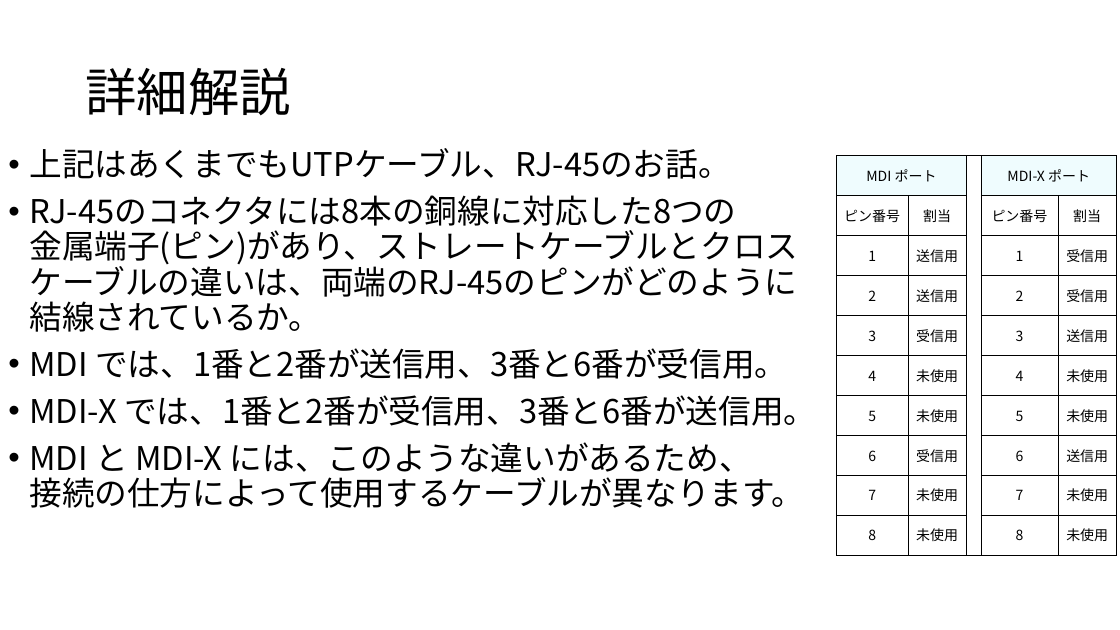
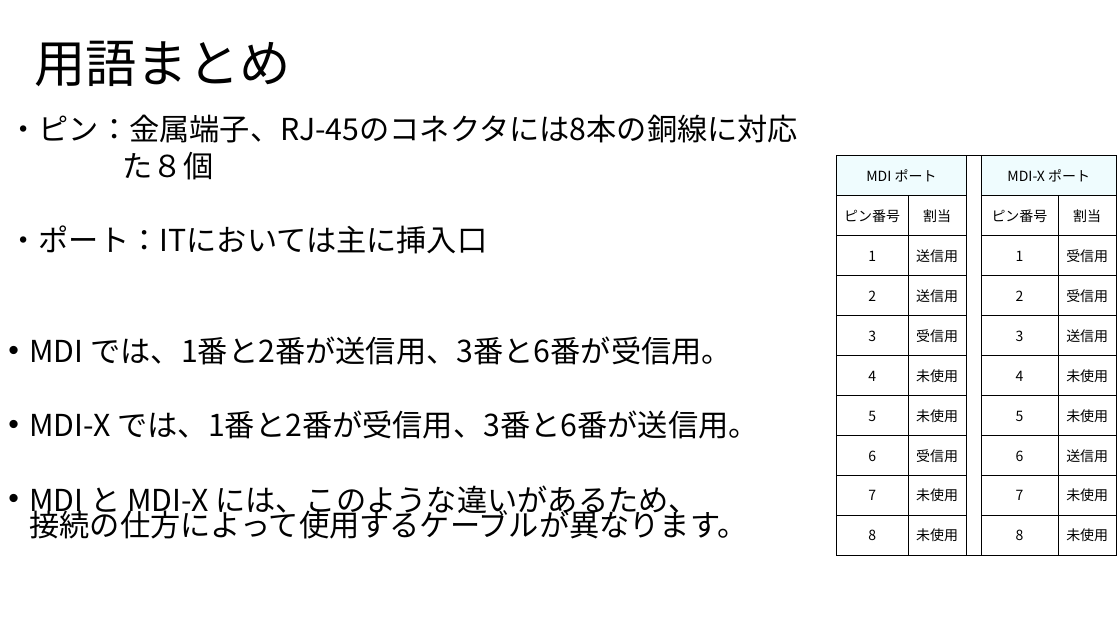
Before and after one commit to nishinekoma/NSS_LANcable, a slide deck: slide 5 of LAN_クロス_ストレート.pptx. Drawn at 1120x630 pixels with LibreOffice and Linux fonts; fonts in the diff are those of the drawing. Boxes give left, top, right and bottom in pixels: in the first picture for what was removed or moved away, otherwise in the second. Text is boxed around its words. In the diff, an @@ line names an element or a change of style, - is before the commit and + after.

Commit message:
change add pptx.

```diff
--- a/LAN_クロス_ストレート.pptx
+++ b/LAN_クロス_ストレート.pptx
@@ title at <box>34,40,291,86</box>: text changed @@
-詳細解説
+用語まとめ
@@ text "・ピン：金属端子、RJ-45のコネクタには8本の銅線に対応": place and size @@
-text "・ピン：金属端子、RJ-45のコネクタには8本の銅線に対応" at <box>29,148,816,508</box>
+text "・ピン：金属端子、RJ-45のコネクタには8本の銅線に対応" at <box>8,114,798,539</box>
@@ text at <box>8,114,798,180</box>: text changed; size 28 to 25.9 pt @@
-• 上記はあくまでもUTPケーブル、RJ-45のお話。
-• RJ-45のコネクタには8本の銅線に対応した8つの
-  金属端子(ピン)があり、ストレートケーブルとクロスケーブルの違いは、両端のRJ-45のピンがどのように
-  結線されているか。
+・ピン：金属端子、RJ-45のコネクタには8本の銅線に対応
+た８個
+・ポート：ITにおいては主に挿入口
@@ text at <box>29,336,759,539</box>: size 28 to 25.9 pt in "MDI では、1番と2番が送信用、3番と6番が受信用。", "MDI-X では、1番と2番が受信用、3番と6番が送信用。", "MDI と MDI-X には、このような違いがあるため、 接続の仕方によって使用するケーブルが異なります。"; line spacing 0.9 to 0.7 @@
```
Also in this commit, not shown: 3 other slides changed, 1 slide removed.
